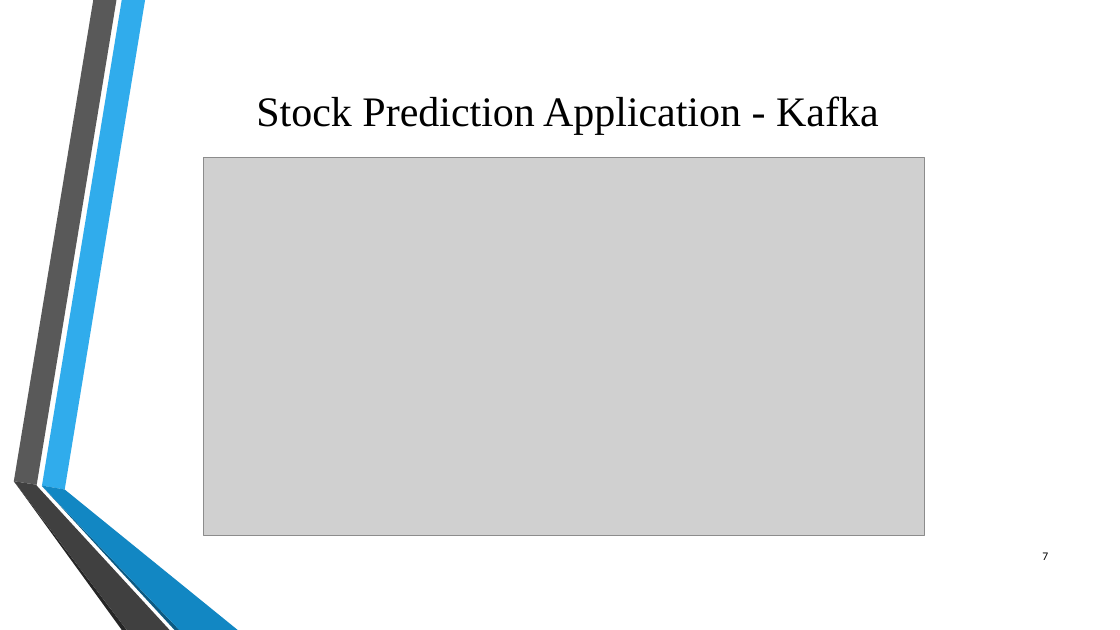
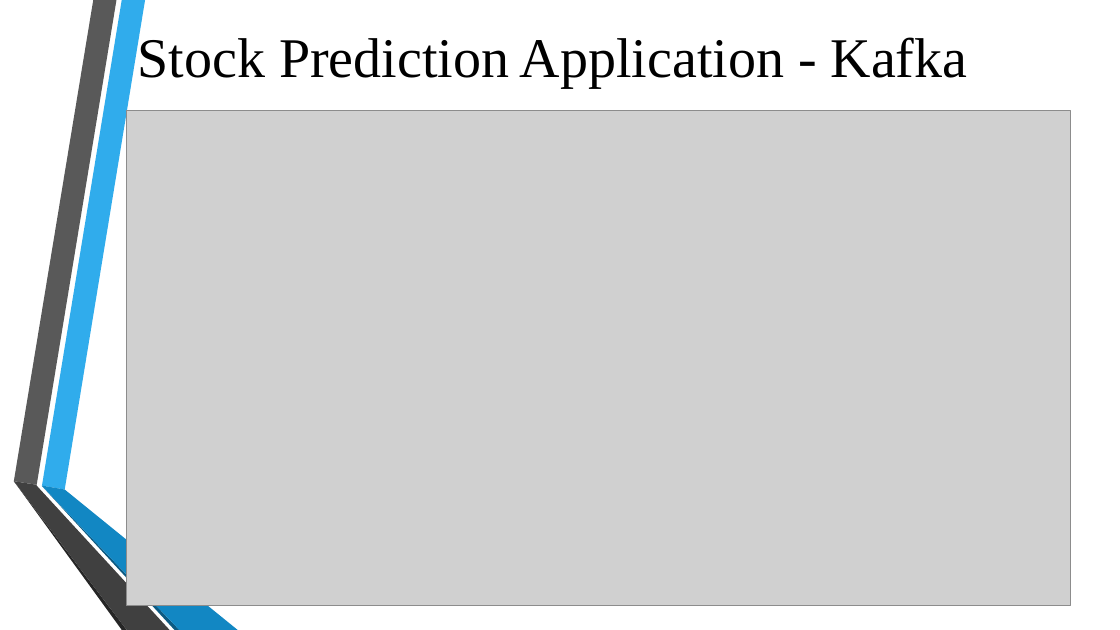
Before and after one commit to Priyaa84/DSE6300_Project, a slide deck: slide 7 of DSE 6300- Project Presentation.pptx. Drawn at 1120x630 pixels with LibreOffice and Linux fonts; fonts in the diff are those of the drawing; grey boxes stand for pictures; background and template pictures are left out. Boxes give left, top, right and bottom in pixels: in the first picture for what was removed or moved away, otherwise in the second. Text is boxed around its words. In the diff, an @@ line names an element or a change of style, - is before the commit and + after.

Commit message:
Formatting changes and updates

```diff
--- a/DSE 6300- Project Presentation.pptx
+++ b/DSE 6300- Project Presentation.pptx
@@ title "Stock Prediction Application - Kafka": place and size @@
-title "Stock Prediction Application - Kafka" at bbox=[256, 96, 879, 134]
+title "Stock Prediction Application - Kafka" at bbox=[138, 34, 968, 88]
@@ title "Stock Prediction Application - Kafka" at bbox=[138, 34, 968, 88]: size 36 to 48 pt @@
@@ picture: place and size @@
-picture at bbox=[204, 158, 924, 536]
+picture at bbox=[127, 110, 1070, 606]
@@ page number removed at bbox=[1042, 552, 1048, 560] @@
-7
```
Also in this commit, not shown: 13 other slides changed, 2 slides added, 1 slide removed.
